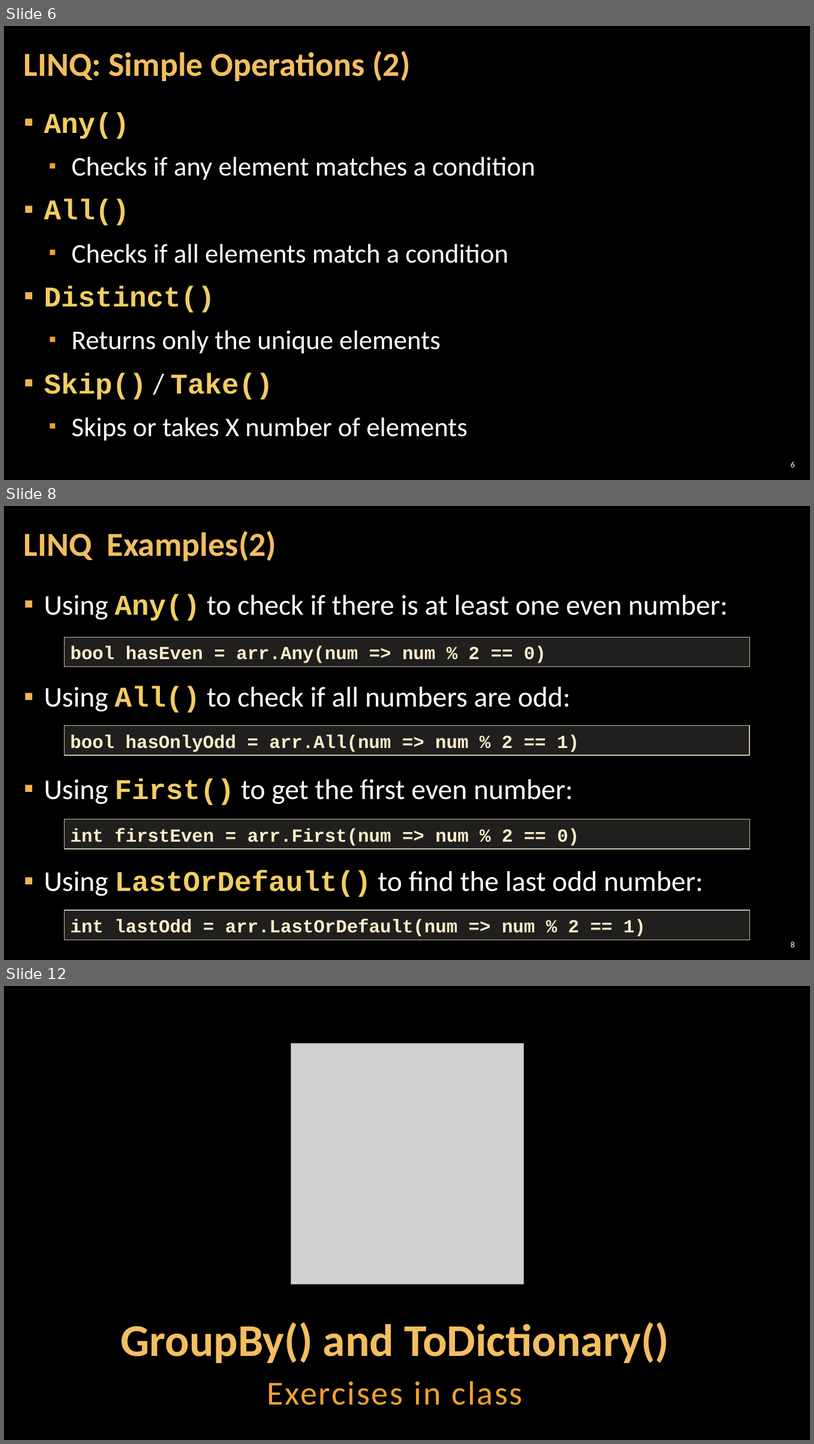
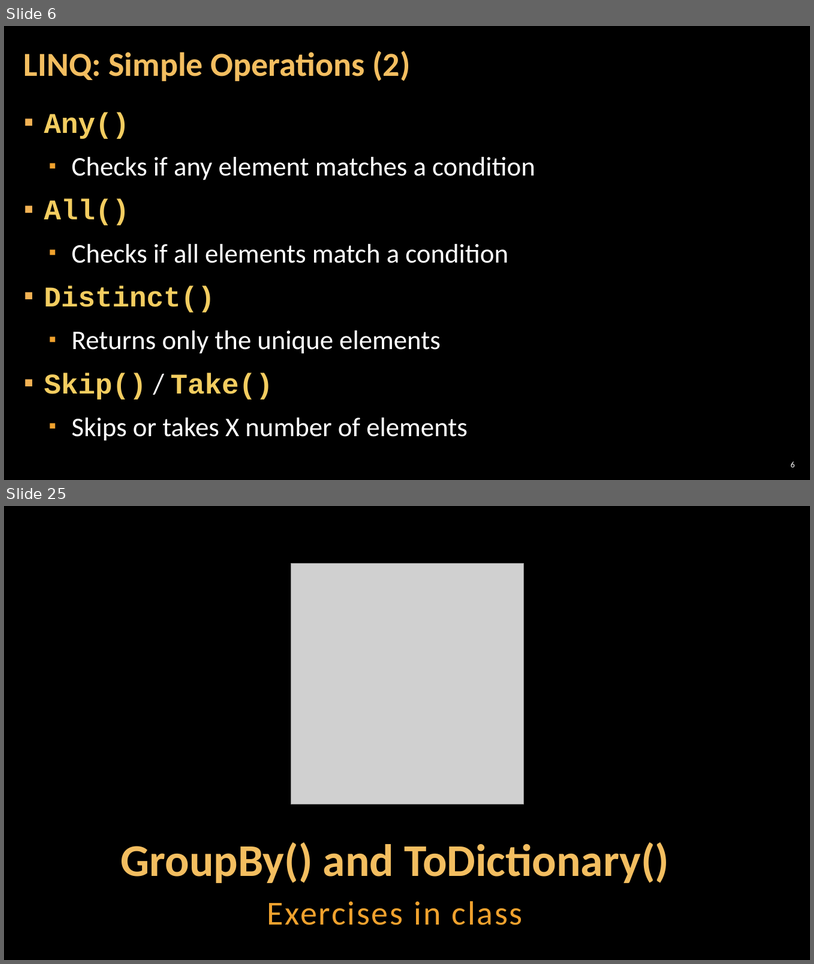
Before and after one commit to GoldenR1618/SoftUni-Exercises-and-Exams, a slide deck: 05.C#_Advanced/08.BUILT-IN_QUERY_METHODS_-_LINQ/08. CSharp-Advanced-LINQ.pptx. Shown one above the other, each under a label of ours: slides 6, 8 and 12 before the commit, slides 6 and 25 after it; the slides between them are not shown. The pictures are 814x1444 and 814x964 pixels, drawn with LibreOffice and Linux fonts; fonts in the diff are those of the drawing; grey boxes stand for pictures; background and template pictures are left out. Boxes give left, top, right and bottom in pixels: in the first picture for what was removed or moved away, otherwise in the second. Text is boxed around its words. In the diff, an @@ line names an element or a change of style, - is before the commit and + after.

Commit message:
ADD BUILT-IN_QUERY_METHODS_-_LINQ - LAB

```diff
--- a/05.C#_Advanced/08.BUILT-IN_QUERY_METHODS_-_LINQ/08. CSharp-Advanced-LINQ.pptx
+++ b/05.C#_Advanced/08.BUILT-IN_QUERY_METHODS_-_LINQ/08. CSharp-Advanced-LINQ.pptx
@@ slide 8 removed at bbox=[4, 506, 810, 960], background picture (left out) @@
@@ title removed at bbox=[24, 531, 277, 561] @@
-LINQ Examples(2)
@@ text removed at bbox=[44, 594, 728, 897] @@
-▪ Using Any() to check if there is at least one even number:
-▪ Using All() to check if all numbers are odd:
-▪ Using First() to get the first even number:
-▪ Using LastOrDefault() to find the last odd number:
@@ rectangle removed at bbox=[65, 637, 750, 667] @@
-bool hasEven = arr.Any(num => num % 2 == 0)
@@ rectangle removed at bbox=[65, 726, 750, 755] @@
-bool hasOnlyOdd = arr.All(num => num % 2 == 1)
@@ rectangle removed at bbox=[65, 819, 750, 849] @@
-int firstEven = arr.First(num => num % 2 == 0)
@@ rectangle removed at bbox=[65, 910, 750, 940] @@
-int lastOdd = arr.LastOrDefault(num => num % 2 == 1)
@@ page number removed at bbox=[791, 941, 795, 947] @@
-8
@@ what was slide 12 is now slide 25 @@
```
Also in this commit, not shown: 6 slides changed, 16 slides added, 3 other slides removed, 39 other files.
